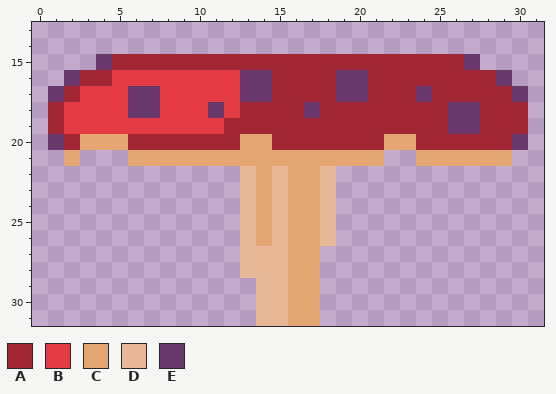
A pixel-art sprite gets an edit: Sprites/Mushroom/mushroom1.png. This is how it looked before the edit.
The file is 32x32 pixels. Shown: x 0..31, y 13..31.
Palette (. is transparent): A #a22633  B #e43b44  C #e4a672  D #e8b796  E #68386c
Pixels before, first column x 1:
15 ...EAAAAAAAAAAAAAAAAAAAAAAE...
16 .EAABBBBBBBBEEAAAAEEAAAAAAAAE.
17 EABBBEEBBBBBEEAAAAEEAAAEAAAAAE
18 ABBBBEEBBBEBAAAAEAAAAAAAAEEAAA
19 ABBBBBBBBBBAAAAAAAAAAAAAAEEAAA
20 EACCCAAAAAAACCAAAAAAACCAAAAAAE
21 .C...CCCCCCCCCCCCCCCC..CCCCCC.
22 ............DCDCCD............
23 ............DCDCCD............
24 ............DCDCCD............
25 ............DCDCCD............
26 ............DCDCCD............
27 ............DDDCC.............
28 ............DDDCC.............
29 .............DDCC.............
30 .............DDCC.............
31 .............DDCC.............
Once edited:
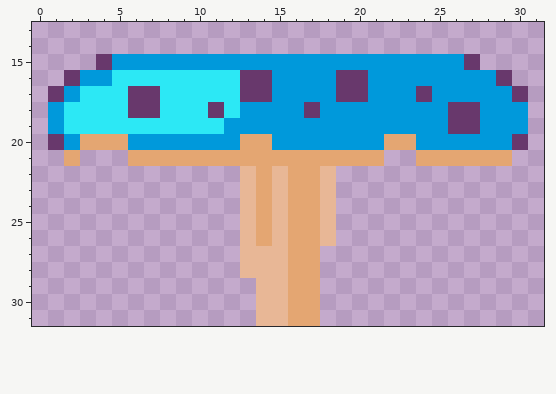
From old to new:
Colour A changes from #a22633 to #0099db.
Colour B changes from #e43b44 to #2ce8f5.
